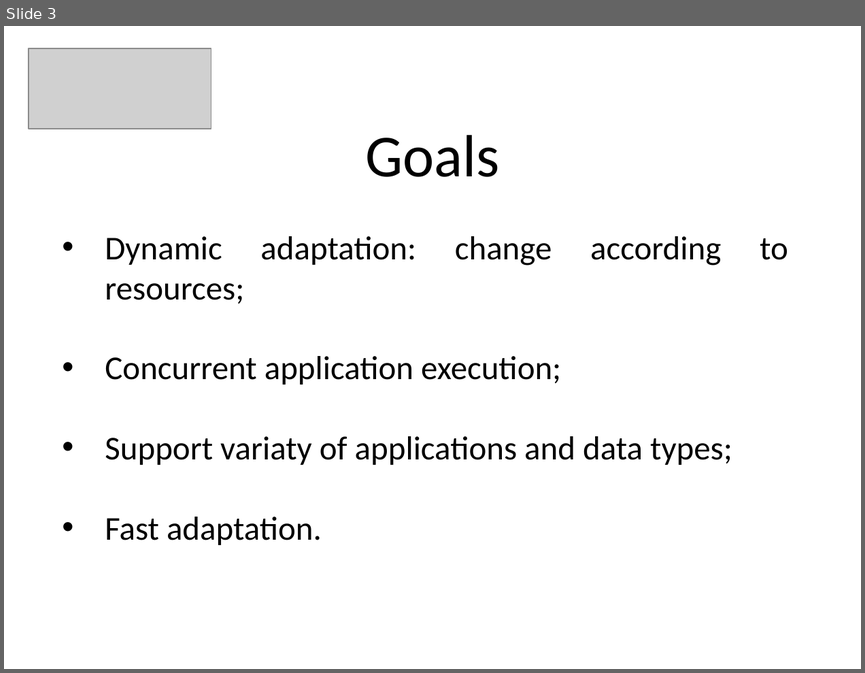
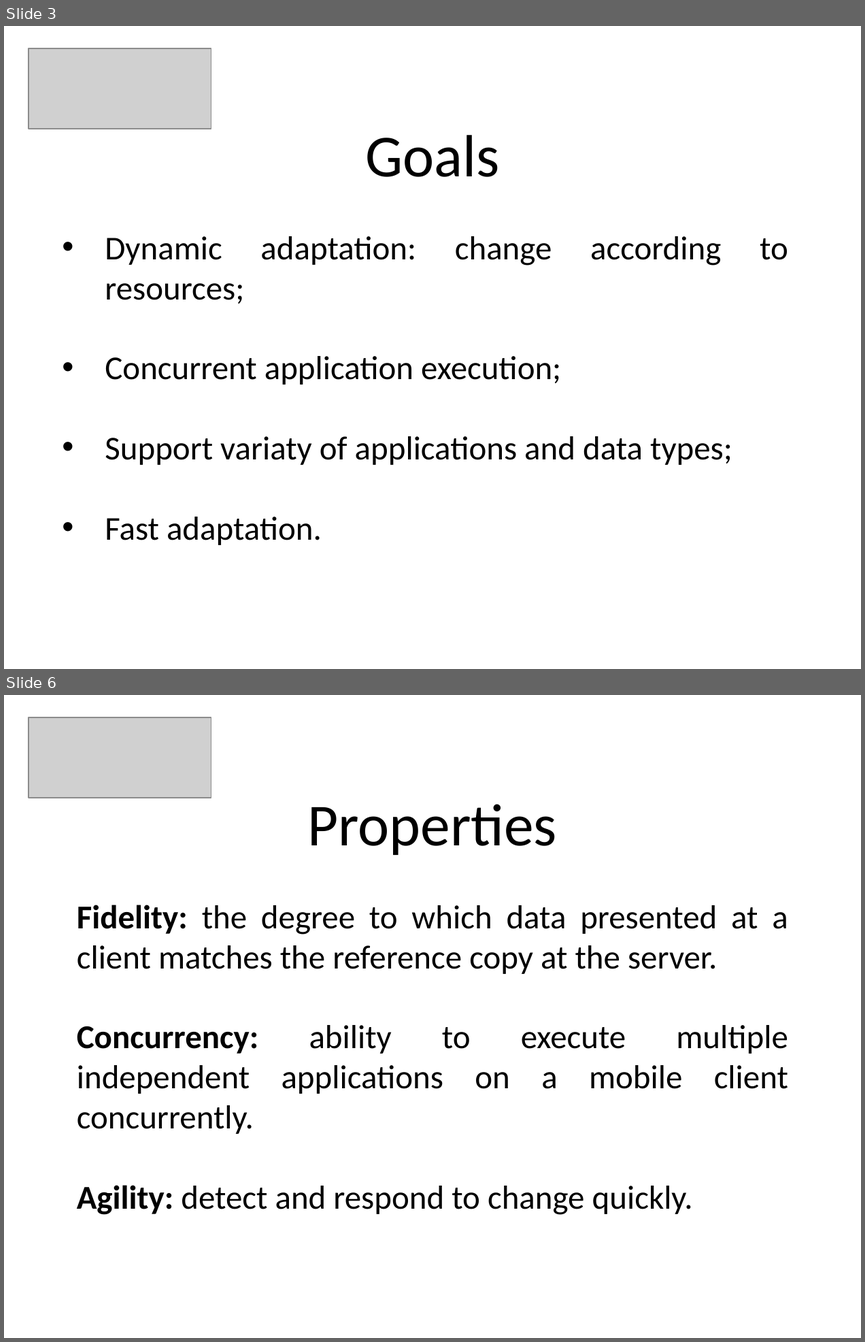
Before and after one commit to PeBraz/AirDesk, a slide deck: paper-presentation/cmov-presentation.pptx. Shown one above the other, each under a label of ours: slide 3 before the commit, slides 3 and 6 after it; the slides between them are not shown. The pictures are 865x673 and 865x1342 pixels, drawn with LibreOffice and Linux fonts; fonts in the diff are those of the drawing; grey boxes stand for pictures. Boxes give left, top, right and bottom in pixels: in the first picture for what was removed or moved away, otherwise in the second. Text is boxed around its words. In the diff, an @@ line names an element or a change of style, - is before the commit and + after.

Commit message:
more slides ....

```diff
--- a/paper-presentation/cmov-presentation.pptx
+++ b/paper-presentation/cmov-presentation.pptx
@@ slide 6 added at box(4, 695, 861, 1338), background #FFFFFF @@
@@ picture added at box(29, 717, 211, 798) @@
@@ title added at box(307, 804, 557, 855), 50 pt, text #000000 @@
+Properties
@@ text added at box(77, 904, 788, 1215), 28 pt, text #000000 @@
+Fidelity: the degree to which data presented at a client matches the reference copy at the server.
+Concurrency: ability to execute multiple independent applications on a mobile client concurrently.
+Agility: detect and respond to change quickly.
```
Also in this commit, not shown: 3 other slides added.
